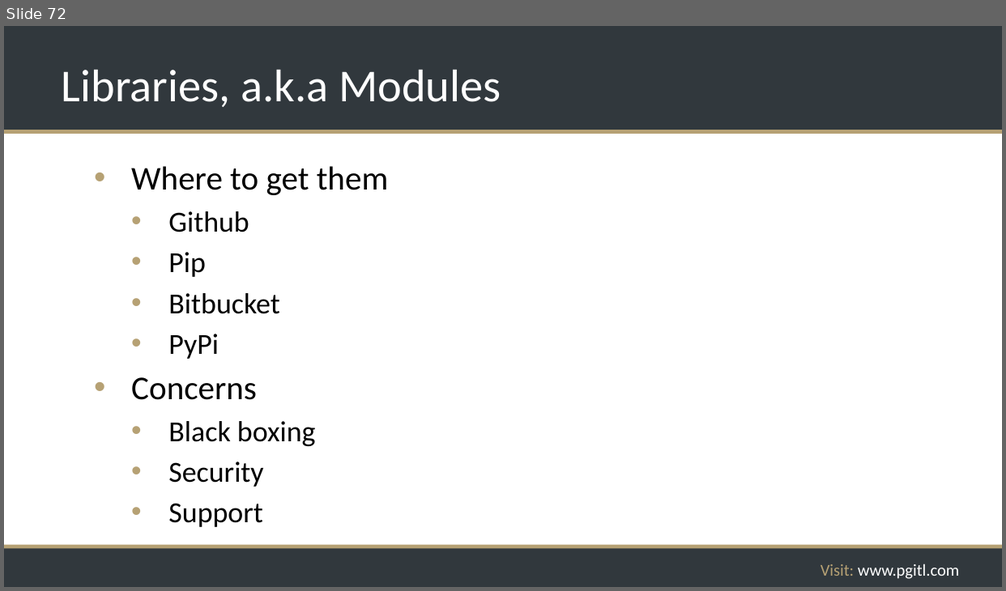
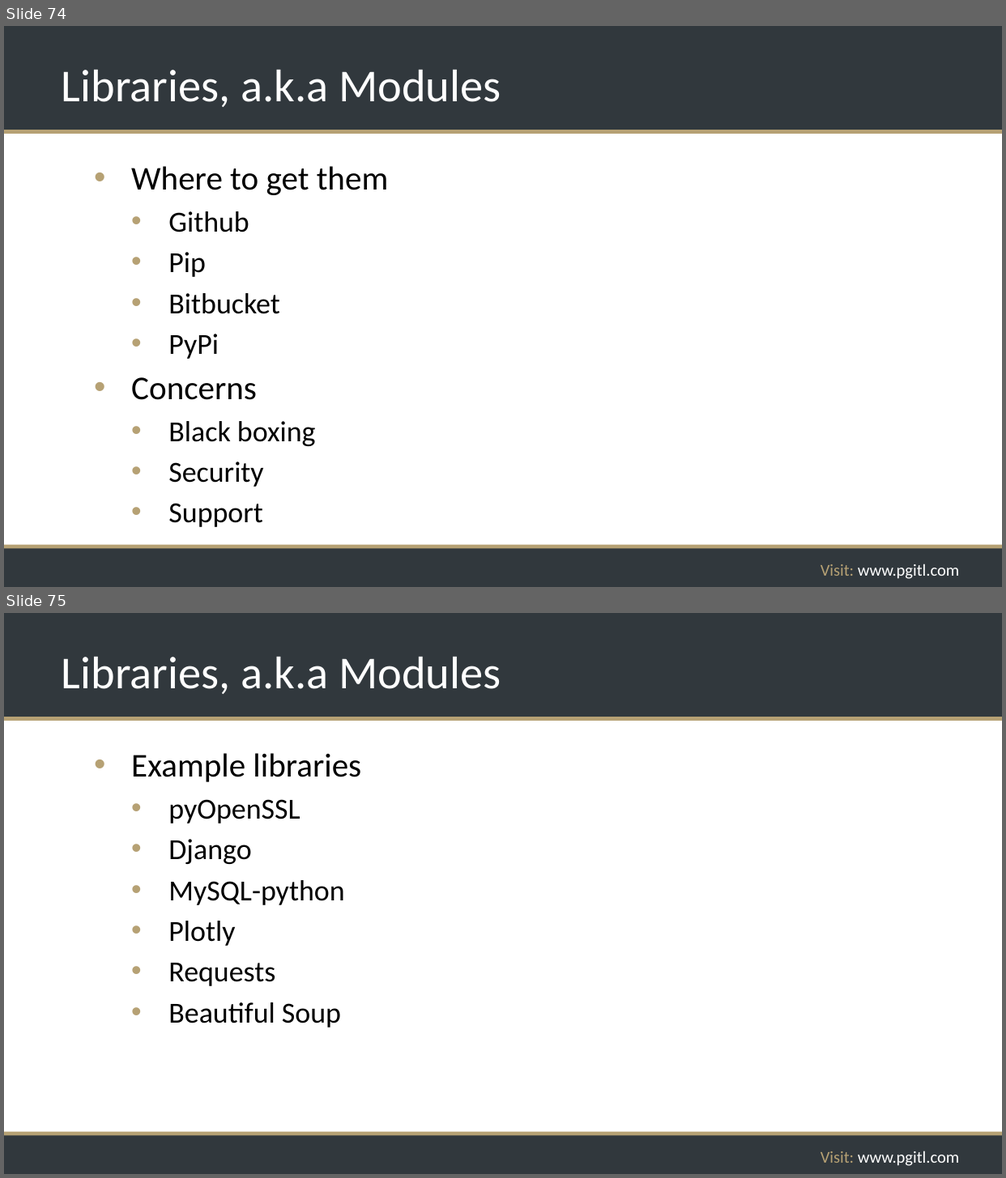
Before and after one commit to rikkouri/project-a, a slide deck: Programming Foundations.pptx. Shown one above the other, each under a label of ours: slide 72 before the commit, slides 74 and 75 after it. The pictures are 1006x591 and 1006x1178 pixels, drawn with LibreOffice and Linux fonts; fonts in the diff are those of the drawing; background and template pictures are left out. Boxes give left, top, right and bottom in pixels: in the first picture for what was removed or moved away, otherwise in the second. Text is boxed around its words. In the diff, an @@ line names an element or a change of style, - is before the commit and + after.

```diff
--- a/Programming Foundations.pptx
+++ b/Programming Foundations.pptx
@@ slide 75 added at (4, 613, 1002, 1174), background #FFFFFF; not listed: 5 template elements that a slide beside it also shows @@
@@ title added at (62, 656, 501, 694), 44 pt, text #FFFFFF @@
+Libraries, a.k.a Modules
@@ text added at (131, 753, 361, 1028), 28 pt, text #000000 @@
+• Example libraries
+  • pyOpenSSL
+  • Django
+  • MySQL-python
+  • Plotly
+  • Requests
+  • Beautiful Soup
@@ what was slide 72 is now slide 74 @@
```
Also in this commit, not shown: 3 other slides added.
